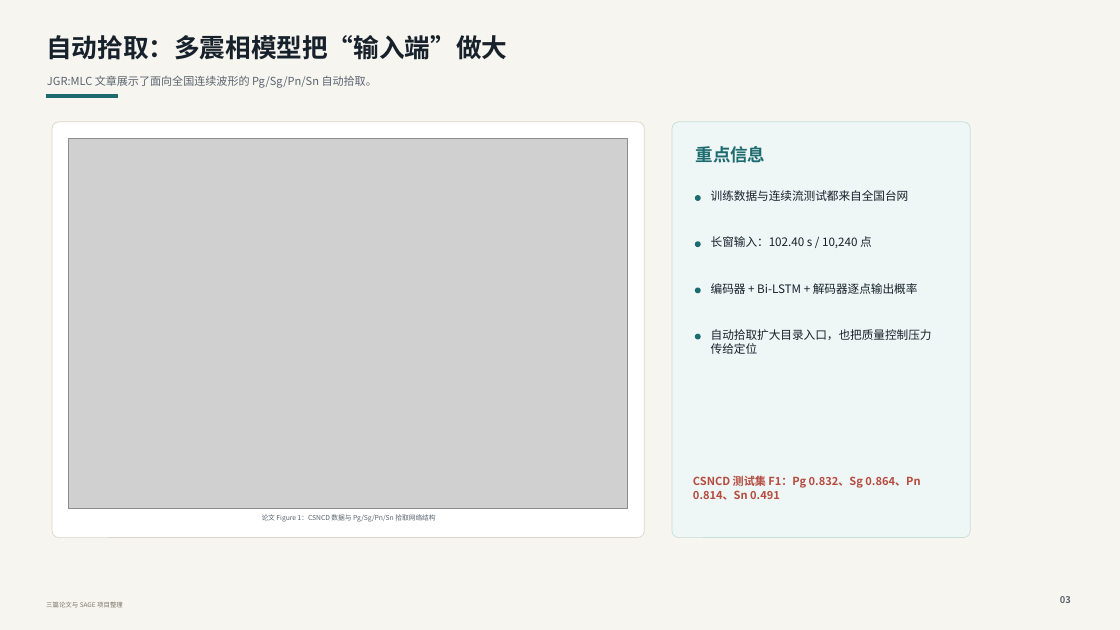
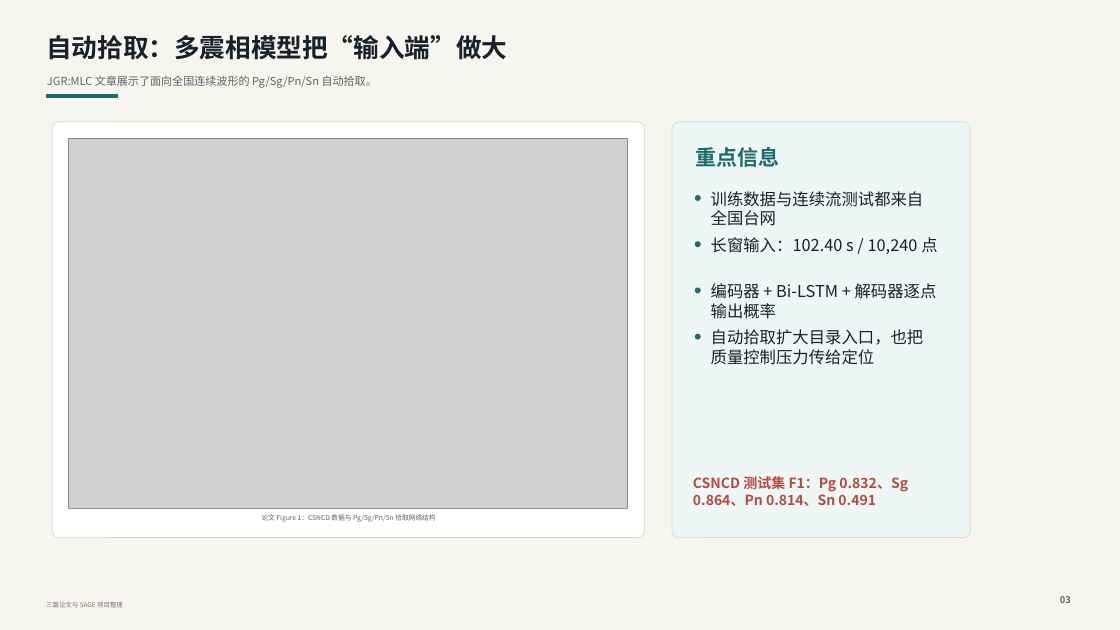
Before and after one commit to cangyeone/sage, a slide deck: slide 3 of deliverables/从自动编目到可信地震目录.pptx. Drawn at 1120x630 pixels with LibreOffice and Linux fonts; fonts in the diff are those of the drawing; grey boxes stand for pictures. Boxes give left, top, right and bottom in pixels: in the first picture for what was removed or moved away, otherwise in the second. Text is boxed around its words. In the diff, an @@ line names an element or a change of style, - is before the commit and + after.

```diff
--- a/deliverables/从自动编目到可信地震目录.pptx
+++ b/deliverables/从自动编目到可信地震目录.pptx
@@ text "重点信息" at (x1=696, y1=147, x2=780, y2=167): size 15 to 18 pt @@
@@ size 10 to 14 pt in 4 elements at (x1=711, y1=191, x2=924, y2=226), (x1=711, y1=237, x2=937, y2=254), (x1=711, y1=283, x2=937, y2=319), (x1=711, y1=329, x2=924, y2=365) @@
@@ text "CSNCD 测试集 F1：Pg 0.832、Sg 0.864、Pn ..." at (x1=693, y1=476, x2=908, y2=506): size 9.5 to 12 pt @@
```
Also in this commit, not shown: 12 other slides changed, 5 slides added, 16 other files.
